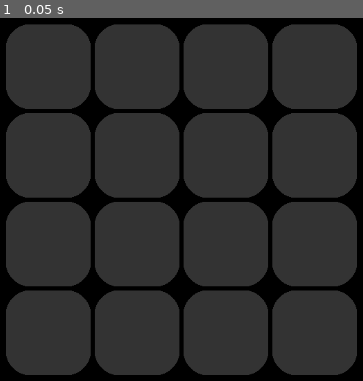
Above: before the commit, frame 1.
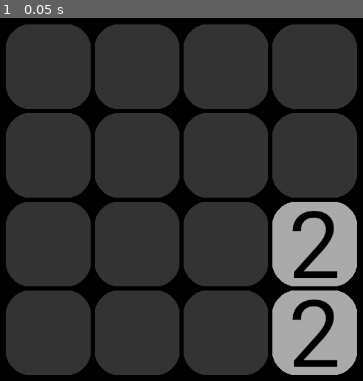
Above: after the commit, the same moment.

Repository: hjk321/Neon2048
Game: Godot game, scene res://main.tscn
Two runs of this game, one before a commit and one after it. Both use one fixed random seed, a clock stepped at 60 frames per second and the inputs below.
Inputs:
- Up to frame 1 (0.05 s): no input

The runs differ from the first frame. In frame 1, 10% of the frame differs, in the area x 74-99%, y 50-99%.

Commit message:
Spawn initial tiles

Diff:
--- a/main.gd
+++ b/main.gd
@@ -2,6 +2,8 @@
 
 const TILE_SIZE := 128
 const GRID_SIZE := 4
+
+const INVALID_POSITION := Vector2(-1, -1)
 
 enum STATE {
 	WAITING_FOR_INPUT,
@@ -25,13 +27,33 @@
 		tile2_pos = Vector2i(randi_range(0,3), randi_range(0,3))
 	add_tile_at((randi_range(1,2)*2), tile1_pos)
 	add_tile_at((randi_range(1,2)*2), tile2_pos)
-
+	if grid[tile1_pos.x][tile1_pos.y] is Tile: grid[tile1_pos.x][tile1_pos.y].state = Tile.STATE.IDLE
+	if grid[tile2_pos.x][tile2_pos.y] is Tile: grid[tile2_pos.x][tile2_pos.y].state = Tile.STATE.IDLE
 
 # Called every frame. 'delta' is the elapsed time since the previous frame.
 func _process(_delta: float) -> void:
 	pass
 
-# Does not update the grid array, just adds the Tile to the scene and returns it
-func add_tile_at(value: int, pos: Vector2i) -> Tile:
-	print("Adding tile valued " + str(value) + " at " + str(pos))
-	return null # todo
+# get the scene-space coords of a grid posiiton
+func grid_to_position(pos: Vector2i) -> Vector2:
+	var node := $Background.find_child(str(pos.x) + "_" + str(pos.y))
+	if not (node is Node2D): return INVALID_POSITION
+	return (node as Node2D).position
+
+# Adds a tile to the scene and the internal grid
+func add_tile_at(value: int, pos: Vector2i) -> void:
+	if pos.x < 0 or pos.x >= GRID_SIZE or pos.y < 0 or pos.y >= GRID_SIZE:
+		print("Can't add a tile at " + str(pos) + " because that is an invalid position")
+		return
+	if grid[pos.x][pos.y] != null:
+		print("Can't add a tile at " + str(pos) + " because something is already there")
+		return
+	var new_tile := Tile.new()
+	new_tile.value = value
+	new_tile.position = grid_to_position(pos)
+	if new_tile.position == INVALID_POSITION:
+		print("Can't add a tile at " + str(pos) + " because we couldn't find the position for it")
+		return
+	print("Adding tile with value " + str(value) + " at " + str(pos))
+	grid[pos.x][pos.y] = new_tile
+	$Tiles.add_child(new_tile)
--- a/tile.gd
+++ b/tile.gd
@@ -47,10 +47,14 @@
 
 func do_state(delta: float) -> void:
 	match state:
-		STATE.IDLE: return
+		STATE.IDLE: state_idle()
 		STATE.APPEAR: state_appear(delta)
 		STATE.DISAPPEAR: state_disappear(delta)
 		STATE.SLIDE: state_slide(delta)
+
+# do nothing except make sure the tile is visible
+func state_idle():
+	modulate.a = 1.0
 
 # fade in over time, then become idle
 func state_appear(delta: float) -> void:
